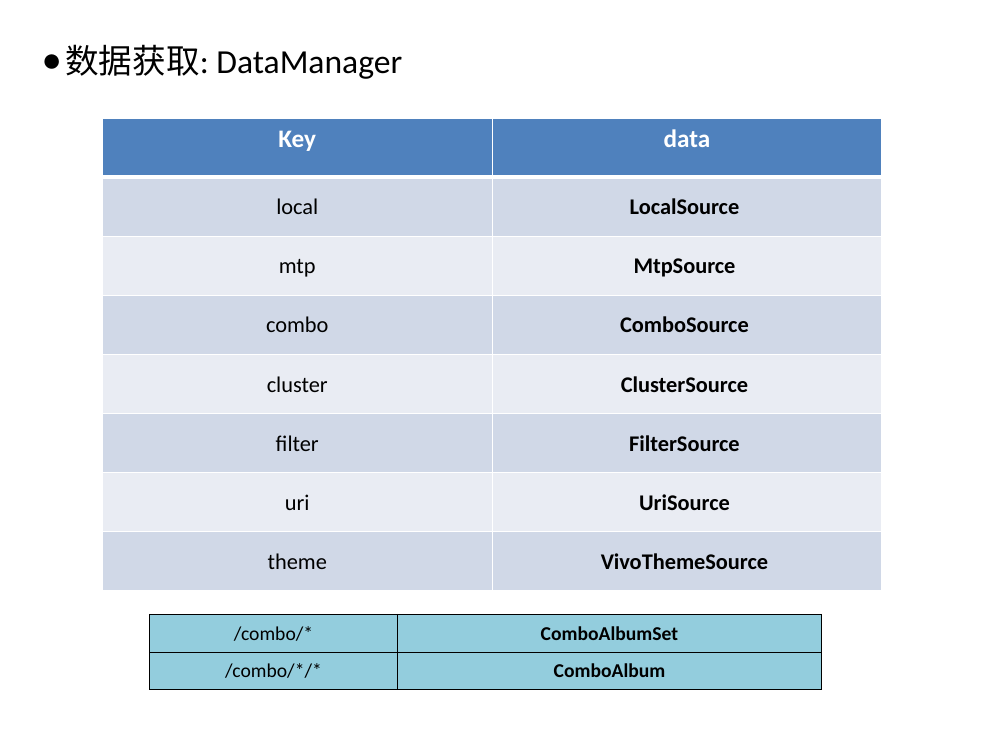
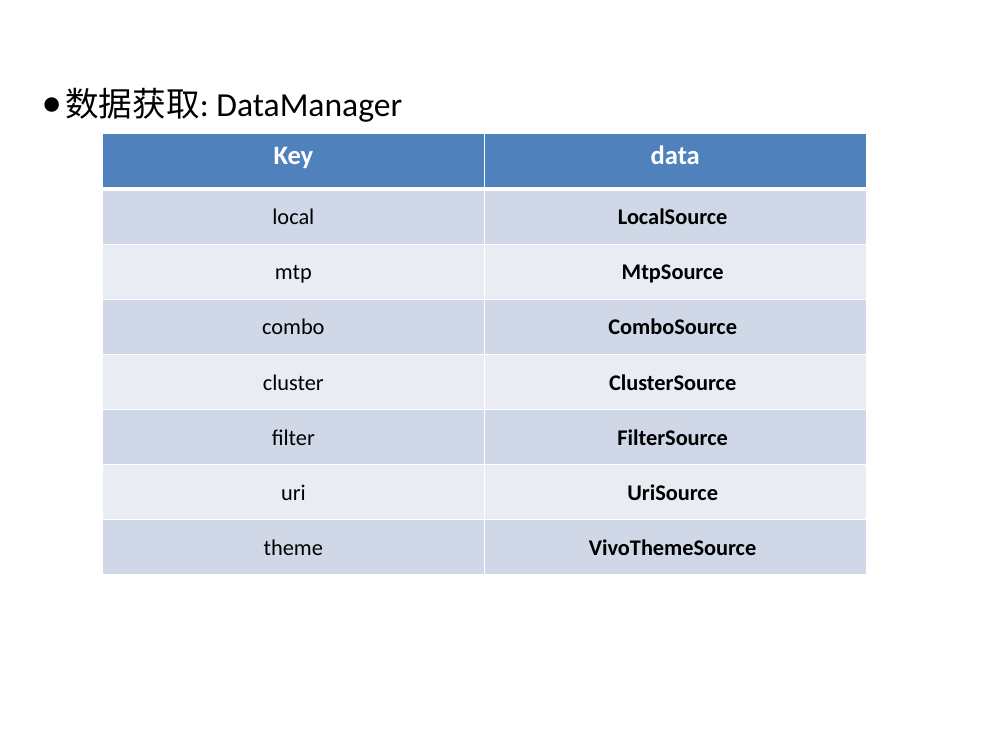
Before and after one commit to littlePunk/-, a slide deck: slide 5 of 11月25号答辩准备.pptx. Drawn at 1008x756 pixels with LibreOffice and Linux fonts; fonts in the diff are those of the drawing; background and template pictures are left out. Boxes give left, top, right and bottom in pixels: in the first picture for what was removed or moved away, otherwise in the second. Text is boxed around its words. In the diff, an @@ line names an element or a change of style, - is before the commit and + after.

```diff
--- a/11月25号答辩准备.pptx
+++ b/11月25号答辩准备.pptx
@@ title "数据获取: DataManager": place and size @@
-title "数据获取: DataManager" at [65, 44, 402, 79]
+title "数据获取: DataManager" at [65, 87, 402, 122]
@@ table at [103, 134, 867, 576] @@
@@ size 18 to 19 pt in "Key", "data" @@
@@ table: place and size @@
-table at [103, 118, 883, 591]
+table at [103, 134, 867, 576]
@@ table removed at [149, 614, 822, 689], 2 rows, 2 columns @@
-/combo/* | ComboAlbumSet
-/combo/*/* | ComboAlbum
```
Also in this commit, not shown: 7 other slides changed, 6 slides added, 2 slides removed, 2 other files.
